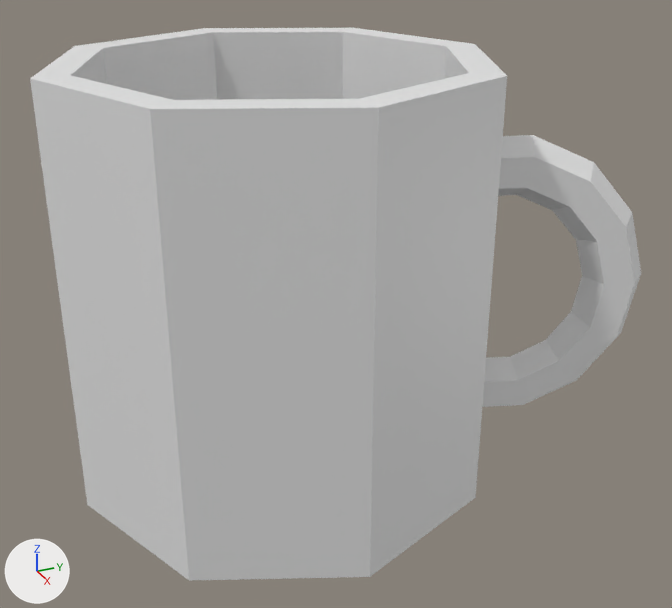
Before and after pictures for a commit that changed the Blender file HackerMan/Assets/Assets/Meshes/coffee_mug.blend.
Rendered twice from a camera (50 mm lens) standing at (5.81, -3.36, 4.59) and looking at (2.09, -1.69, 2.73). Every picture has the same lights, and +X, +Y and +Z are marked at lower left.
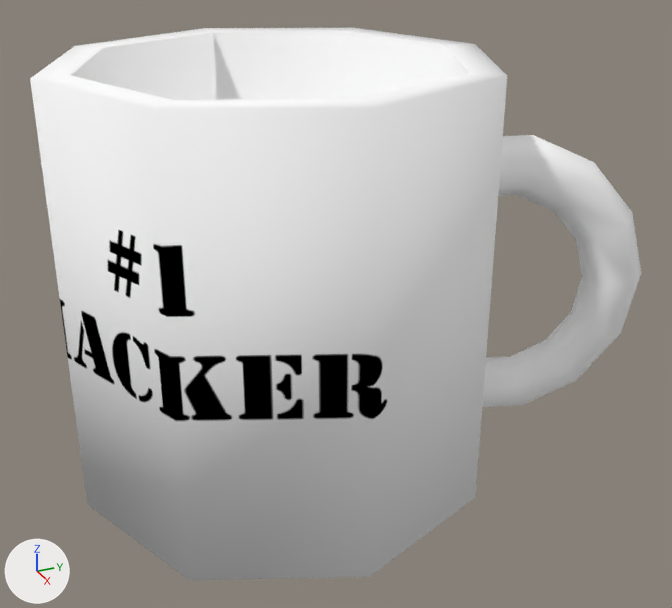
The change, as a diff of the scene's bpy script:
```diff
--- a/HackerMan/Assets/Assets/Meshes/coffee_mug.blend.py
+++ b/HackerMan/Assets/Assets/Meshes/coffee_mug.blend.py
@@ img_coffee_mug_png @@
+img_coffee_mug_png = load_image('coffee_mug.png', '../Textures/coffee_mug.png', 1024, 1024, 'sRGB')
@@ mat_1_hacker @@
+mat_1_hacker = diffuse_material('#1 Hacker')
+mat_1_hacker.texture = img_coffee_mug_png
@@ me_cylinder_002 @@
 me_cylinder_002.from_pydata(...)  # 40 vertices, 34 faces; spans x -1.0..1.0, y -1.0..1.0, z -1.0..1.0
 # used by ob_cylinder; location = (2.014, -1.948, 2.892)
+# me_cylinder_002 part 1: all faces are now shaded smooth (34 of 34 changed)
+me_cylinder_002.materials.append(mat_1_hacker)  # picture img_coffee_mug_png
```

Where the change shows, as pixel boxes [x1, y1, x2, y2] in the pictures (672 x 608 px):
'Cylinder', recoloured, shading changed (grey to white): [30, 28, 507, 581] in both
